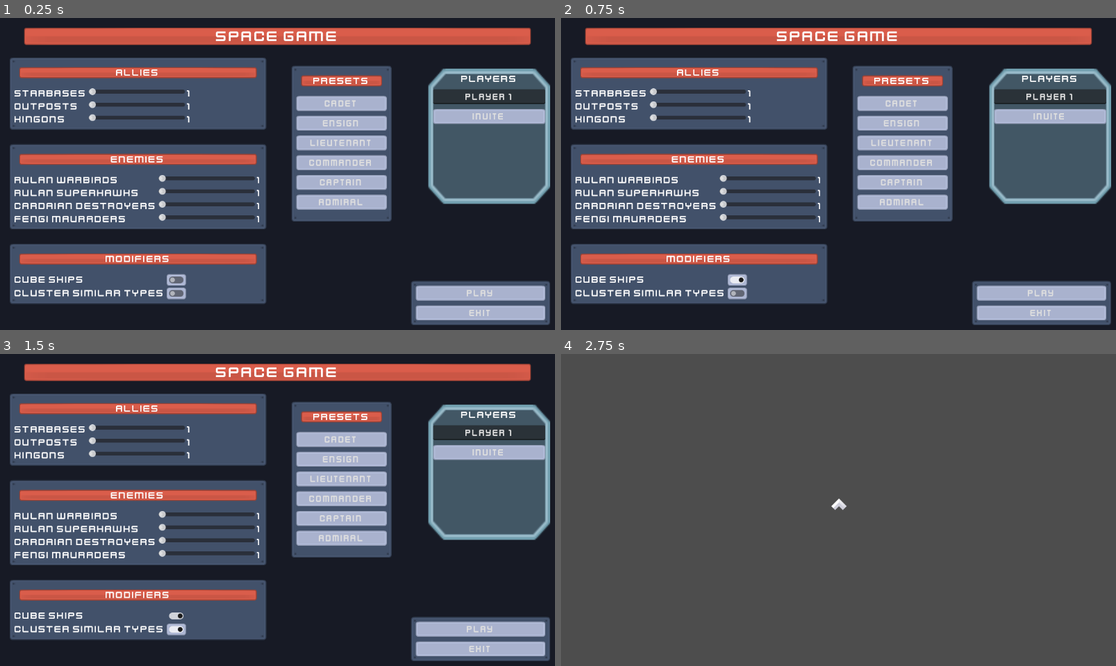
Above: before the commit, frames 1-4 (two rows, left to right).
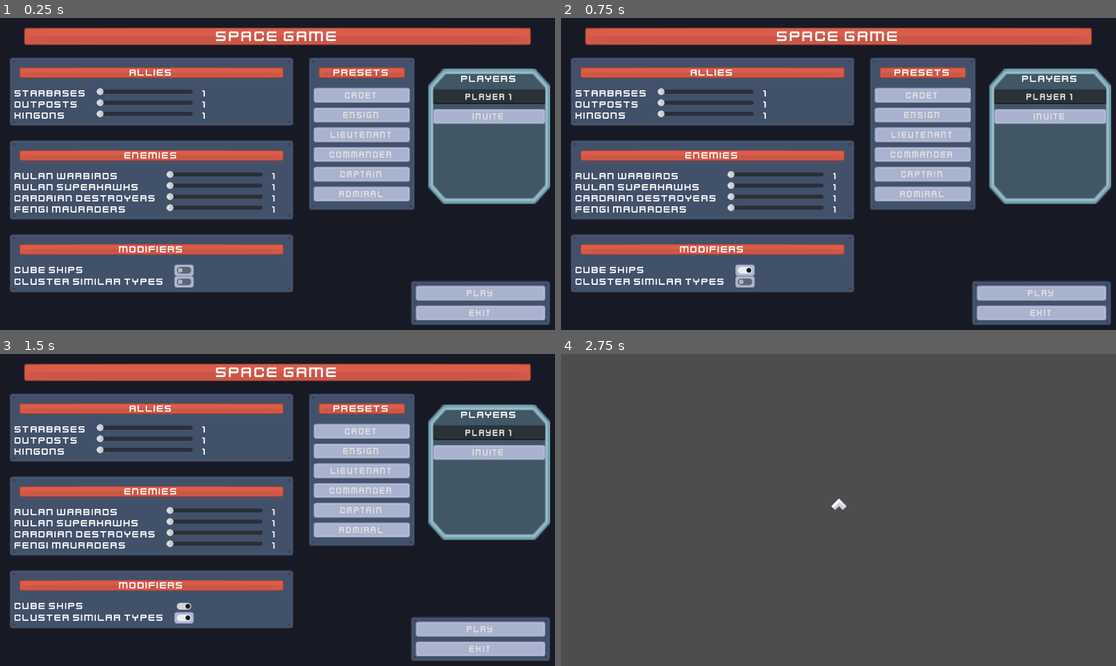
Above: after the commit, the same moments.

Repository: frameDoubt/space-game
Game: Godot game, scene res://Menu/menu.tscn
Two runs of this game, one before a commit and one after it. Both use one fixed random seed, a clock stepped at 60 frames per second and the inputs below.
Inputs (mouse positions are in pixels of both pictures, inside the frame that each line leads up to; where the layout moved, square brackets give the same spot in the first picture):
- Up to frame 1 (0.25 s): no input
- Up to frame 2 (0.75 s): click (744, 270) [738, 280] at 0.5 s
- Up to frame 3 (1.5 s): click (183, 619) [177, 628] at 1.25 s
- Up to frame 4 (2.75 s): click "Play" at 2 s

The runs differ from the first frame. In frame 1, 29% of the frame differs, in the area x 1-75%, y 12-92%; in frame 2, 29%; in frame 3, 29%; in frame 4, nothing differs.

Commit message:
Menu tweaks
Tweaking spacing of menu elements

Diff:
--- a/Menu/menu.tscn
+++ b/Menu/menu.tscn
@@ -91,7 +91,7 @@
 anchor_top = 1.0
 anchor_bottom = 1.0
 offset_top = -586.0
-offset_right = 573.0
+offset_right = 629.0
 grow_vertical = 0
 
 [node name="VBoxContainer" type="VBoxContainer" parent="SettingsMarginContainer"]
@@ -266,10 +266,10 @@
 layout_mode = 2
 text = "1"
 
-[node name="EnemiesMarginContainer3" type="MarginContainer" parent="SettingsMarginContainer/VBoxContainer"]
-layout_mode = 2
-
-[node name="NinePatchRect" type="NinePatchRect" parent="SettingsMarginContainer/VBoxContainer/EnemiesMarginContainer3"]
+[node name="ModifiersMarginContainer3" type="MarginContainer" parent="SettingsMarginContainer/VBoxContainer"]
+layout_mode = 2
+
+[node name="NinePatchRect" type="NinePatchRect" parent="SettingsMarginContainer/VBoxContainer/ModifiersMarginContainer3"]
 modulate = Color(0.309804, 0.364706, 0.458824, 1)
 layout_mode = 2
 texture = ExtResource("4_ln66y")
@@ -278,16 +278,16 @@
 patch_margin_right = 10
 patch_margin_bottom = 10
 
-[node name="MarginContainer" type="MarginContainer" parent="SettingsMarginContainer/VBoxContainer/EnemiesMarginContainer3"]
-layout_mode = 2
-
-[node name="VBoxContainer" type="VBoxContainer" parent="SettingsMarginContainer/VBoxContainer/EnemiesMarginContainer3/MarginContainer"]
-layout_mode = 2
-
-[node name="MarginContainer" type="MarginContainer" parent="SettingsMarginContainer/VBoxContainer/EnemiesMarginContainer3/MarginContainer/VBoxContainer"]
-layout_mode = 2
-
-[node name="NinePatchRect" type="NinePatchRect" parent="SettingsMarginContainer/VBoxContainer/EnemiesMarginContainer3/MarginContainer/VBoxContainer/MarginContainer"]
+[node name="MarginContainer" type="MarginContainer" parent="SettingsMarginContainer/VBoxContainer/ModifiersMarginContainer3"]
+layout_mode = 2
+
+[node name="VBoxContainer" type="VBoxContainer" parent="SettingsMarginContainer/VBoxContainer/ModifiersMarginContainer3/MarginContainer"]
+layout_mode = 2
+
+[node name="MarginContainer" type="MarginContainer" parent="SettingsMarginContainer/VBoxContainer/ModifiersMarginContainer3/MarginContainer/VBoxContainer"]
+layout_mode = 2
+
+[node name="NinePatchRect" type="NinePatchRect" parent="SettingsMarginContainer/VBoxContainer/ModifiersMarginContainer3/MarginContainer/VBoxContainer/MarginContainer"]
 modulate = Color(0.854902, 0.364706, 0.294118, 1)
 layout_mode = 2
 texture = ExtResource("3_woq01")
@@ -296,27 +296,27 @@
 patch_margin_right = 4
 patch_margin_bottom = 4
 
-[node name="Label" type="Label" parent="SettingsMarginContainer/VBoxContainer/EnemiesMarginContainer3/MarginContainer/VBoxContainer/MarginContainer"]
+[node name="Label" type="Label" parent="SettingsMarginContainer/VBoxContainer/ModifiersMarginContainer3/MarginContainer/VBoxContainer/MarginContainer"]
 layout_mode = 2
 text = "Modifiers"
 horizontal_alignment = 1
 
-[node name="GridContainer" type="GridContainer" parent="SettingsMarginContainer/VBoxContainer/EnemiesMarginContainer3/MarginContainer/VBoxContainer"]
+[node name="GridContainer" type="GridContainer" parent="SettingsMarginContainer/VBoxContainer/ModifiersMarginContainer3/MarginContainer/VBoxContainer"]
 layout_mode = 2
 columns = 2
 
-[node name="Label" type="Label" parent="SettingsMarginContainer/VBoxContainer/EnemiesMarginContainer3/MarginContainer/VBoxContainer/GridContainer"]
+[node name="Label" type="Label" parent="SettingsMarginContainer/VBoxContainer/ModifiersMarginContainer3/MarginContainer/VBoxContainer/GridContainer"]
 layout_mode = 2
 text = "Cube Ships"
 
-[node name="CheckButton" type="CheckButton" parent="SettingsMarginContainer/VBoxContainer/EnemiesMarginContainer3/MarginContainer/VBoxContainer/GridContainer"]
-layout_mode = 2
-
-[node name="Label2" type="Label" parent="SettingsMarginContainer/VBoxContainer/EnemiesMarginContainer3/MarginContainer/VBoxContainer/GridContainer"]
+[node name="CheckButton" type="CheckButton" parent="SettingsMarginContainer/VBoxContainer/ModifiersMarginContainer3/MarginContainer/VBoxContainer/GridContainer"]
+layout_mode = 2
+
+[node name="Label2" type="Label" parent="SettingsMarginContainer/VBoxContainer/ModifiersMarginContainer3/MarginContainer/VBoxContainer/GridContainer"]
 layout_mode = 2
 text = "Cluster Similar Types"
 
-[node name="CheckButton2" type="CheckButton" parent="SettingsMarginContainer/VBoxContainer/EnemiesMarginContainer3/MarginContainer/VBoxContainer/GridContainer"]
+[node name="CheckButton2" type="CheckButton" parent="SettingsMarginContainer/VBoxContainer/ModifiersMarginContainer3/MarginContainer/VBoxContainer/GridContainer"]
 layout_mode = 2
 
 [node name="PlayersMarginContainer" type="MarginContainer" parent="."]
@@ -364,10 +364,10 @@
 anchor_top = 0.5
 anchor_right = 0.5
 anchor_bottom = 0.5
-offset_left = 9.0
-offset_top = -245.0
-offset_right = 257.0
-offset_bottom = 119.0
+offset_left = 45.0
+offset_top = -262.0
+offset_right = 305.0
+offset_bottom = 95.0
 grow_horizontal = 2
 grow_vertical = 2
 
--- a/Menu/menu_theme.tres
+++ b/Menu/menu_theme.tres
@@ -12,6 +12,8 @@
 Button/styles/focus = ExtResource("1_oyiq0")
 Button/styles/hover = ExtResource("1_oyiq0")
 Button/styles/normal = ExtResource("1_oyiq0")
+GridContainer/constants/h_separation = 20
+GridContainer/constants/v_separation = 0
 Label/fonts/font = ExtResource("2_cap2q")
 MarginContainer/constants/margin_bottom = 10
 MarginContainer/constants/margin_left = 10
